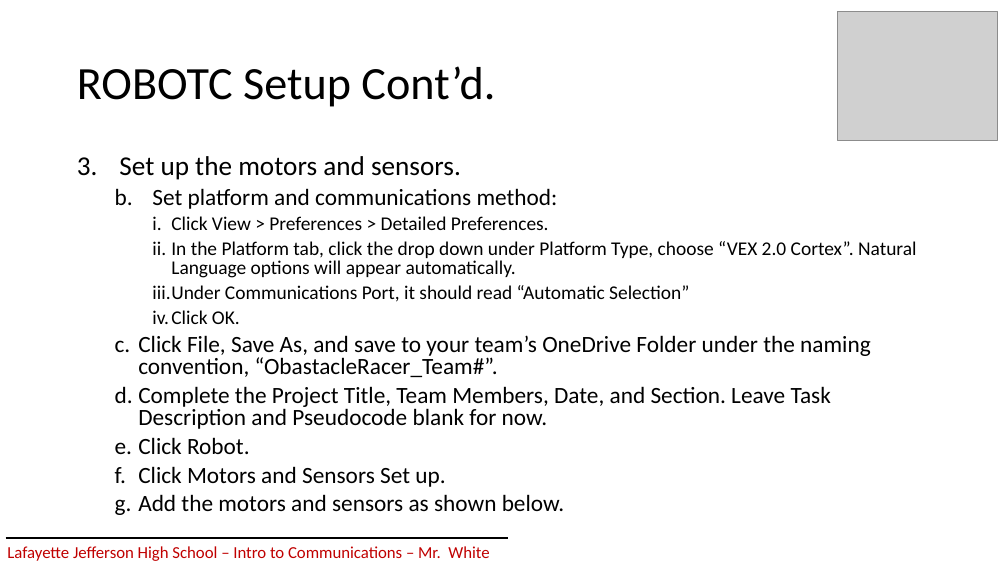
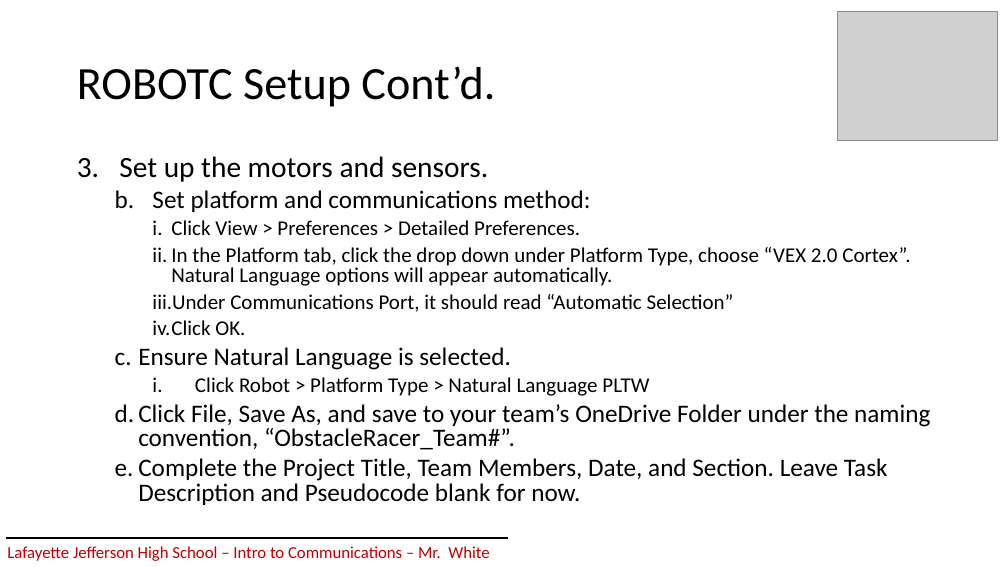
Before and after one commit to CJ-Marks/JHS-ObstacleRacer-Assignment, a slide deck: slide 3 of Procedures/ItC - Procedure 01 - ROBOTC Setup+Debug.pptx. Drawn at 1008x567 pixels with LibreOffice and Linux fonts; fonts in the diff are those of the drawing; grey boxes stand for pictures. Boxes give left, top, right and bottom in pixels: in the first picture for what was removed or moved away, otherwise in the second. Text is boxed around its words. In the diff, an @@ line names an element or a change of style, - is before the commit and + after.

```diff
--- a/Procedures/ItC - Procedure 01 - ROBOTC Setup+Debug.pptx
+++ b/Procedures/ItC - Procedure 01 - ROBOTC Setup+Debug.pptx
@@ text at (x1=119, y1=156, x2=910, y2=505): size 25.9 to 28 pt in "Set up the motors and sensors."; size 22.2 to 24 pt in "Set platform and communications method:", "Complete the Project Title, Team Members, Date, ..."; size 18.5 to 20 pt in "Click View > Preferences > Detailed Preferences.", "In the Platform tab, click the drop ...", "Under Communications Port, it should read “Automatic ...", "Click OK." @@
@@ text at (x1=138, y1=347, x2=930, y2=450): text changed; size 22.2 to 24 pt @@
-  c. Click File, Save As, and save to your team’s OneDrive Folder under the naming convention, “ObastacleRacer_Team#”.
+  c. Ensure Natural Language is selected.
+    i. Click Robot > Platform Type > Natural Language PLTW
+  d. Click File, Save As, and save to your team’s OneDrive Folder under the naming convention, “ObstacleRacer_Team#”.
@@ text at (x1=138, y1=437, x2=564, y2=511): paragraphs removed @@
-  e. Click Robot.
-  f. Click Motors and Sensors Set up.
-  g. Add the motors and sensors as shown below.
```
Also in this commit, not shown: 1 other slide changed.
